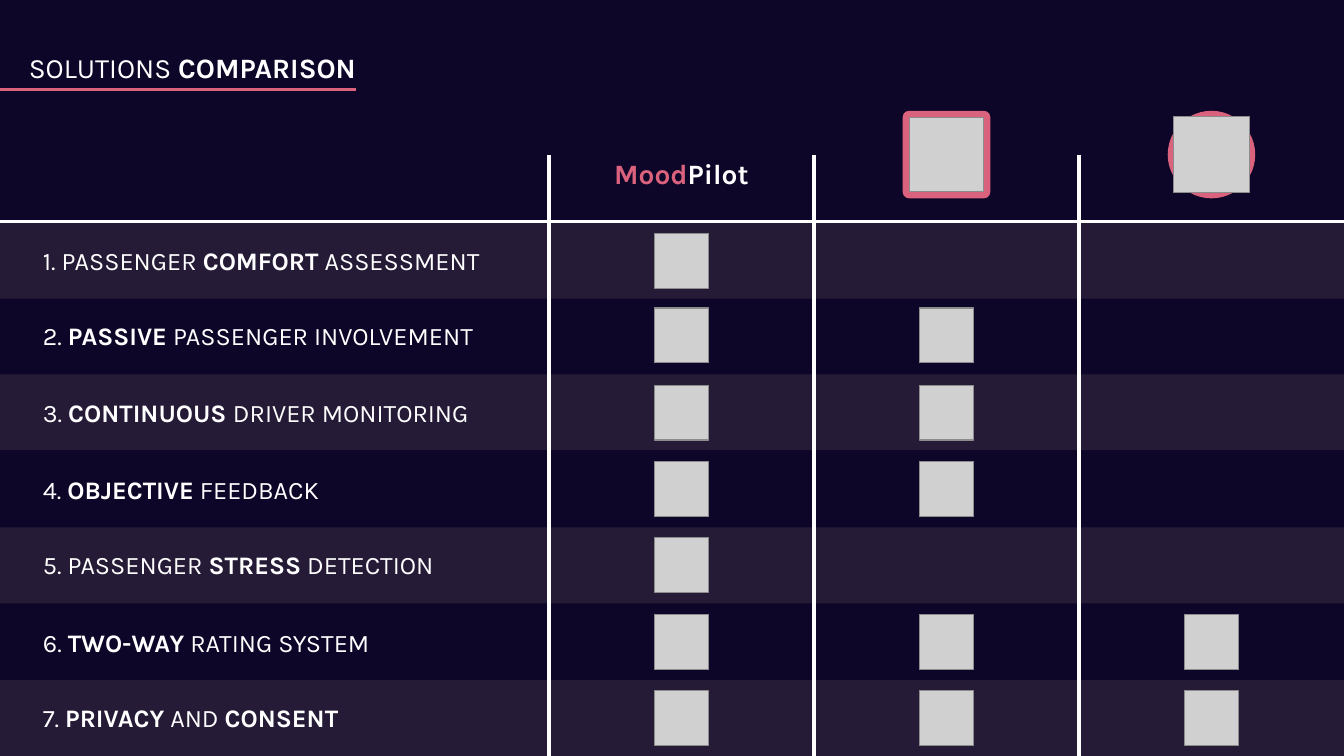
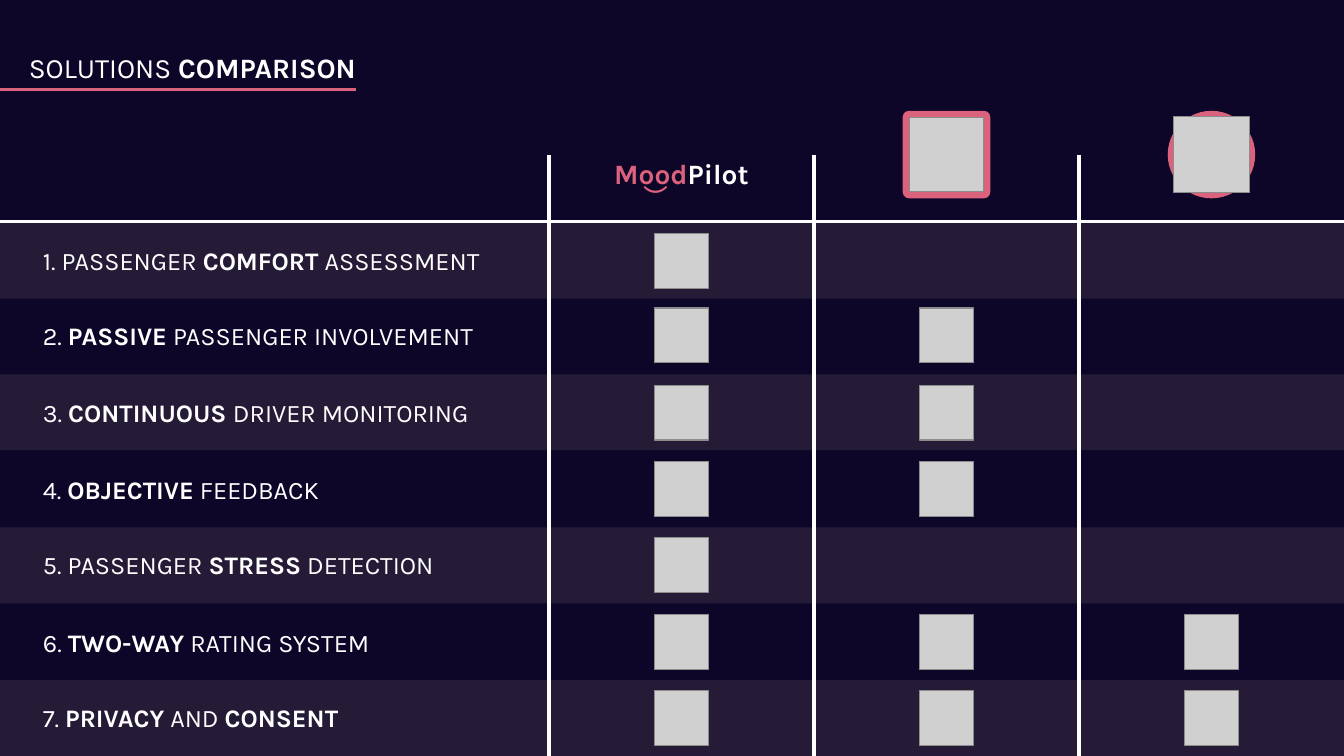
Before and after one commit to GiuseppeSoriano/MoodPilot, a slide deck: slide 14 of Idea/Idea_Presentation.pptx (slide 10 before the commit). Drawn at 1344x756 pixels with LibreOffice and Linux fonts; fonts in the diff are those of the drawing; grey boxes stand for pictures. Boxes give left, top, right and bottom in pixels: in the first picture for what was removed or moved away, otherwise in the second. Text is boxed around its words. In the diff, an @@ line names an element or a change of style, - is before the commit and + after.

```diff
--- a/Idea/Idea_Presentation.pptx
+++ b/Idea/Idea_Presentation.pptx
@@ text added at bbox=[631, 174, 677, 208], 20 pt, text #DA627D @@
+(
```
Also in this commit, not shown: 4 other slides changed, 9 slides added, 4 slides removed, 4 other files.
